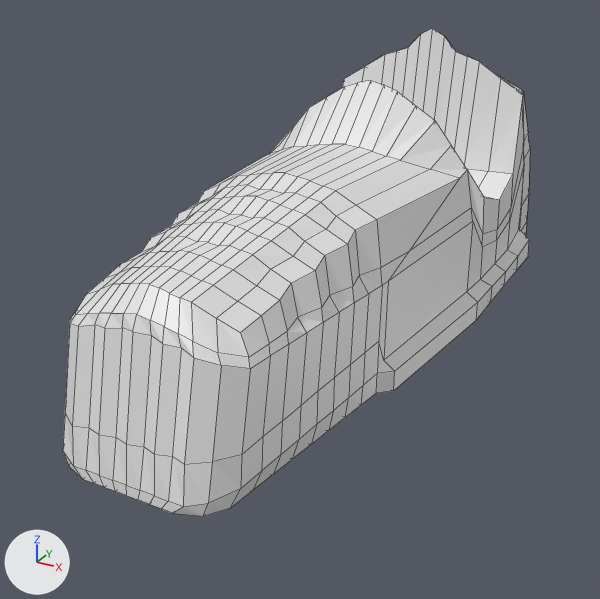
What one commit did to the Blender file BlenderFiles/carPiece.blend.
Rendered twice from a 50 mm camera at (1.9, -4.23, 1.67) aimed at (-0.26, -0.31, -0.29). Lighting does not change. The marker at lower left points along +X, +Y and +Z. Mesh edges are drawn as thin lines.
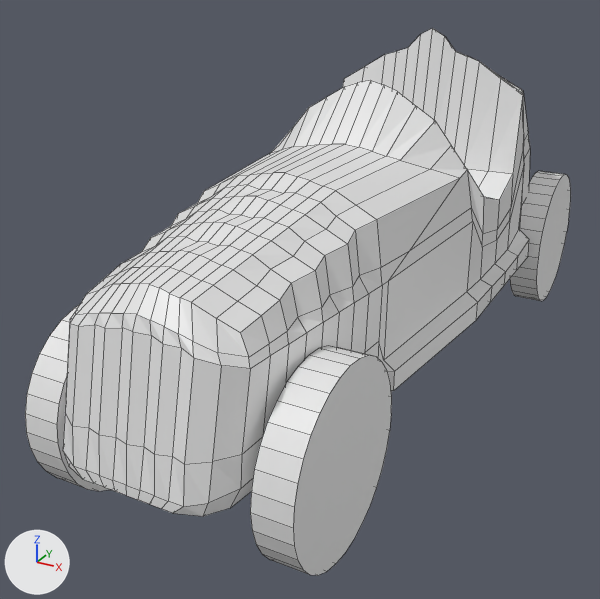
Where the change shows, as pixel boxes [x1, y1, x2, y2] in the pictures (600 x 599 px):
'Cylinder', added: after [250, 346, 392, 575]
'Cylinder.003', added: after [25, 305, 111, 491]
'Cylinder.001', added: after [510, 171, 571, 301]

Diff of the bpy script that builds the scene:
```diff
--- a/BlenderFiles/carPiece.blend.py
+++ b/BlenderFiles/carPiece.blend.py
@@ me_cylinder_004 @@
+me_cylinder_004.from_pydata(...)  # a 32-sided cylinder along z spanning x -1.0..1.0, y -1.0..1.0, z -1.0..1.0
@@ ob_cylinder_003 @@
+ob_cylinder_003 = bpy.data.objects.new('Cylinder.003', me_cylinder_004)
+ob_cylinder_003.location = (-0.584, -1.593, -0.346)
+ob_cylinder_003.rotation_euler = (0.0, -1.571, 0.0)  # degrees (0, -90, 0)
+ob_cylinder_003.scale = (0.464, 0.464, 0.0931)
@@ ob_cylinder_001 @@
+ob_cylinder_001 = bpy.data.objects.new('Cylinder.001', me_cylinder_004.copy())
+ob_cylinder_001.location = (0.67, 1.665, -0.346)
+ob_cylinder_001.rotation_euler = (0.0, -1.571, 0.0)  # degrees (0, -90, 0)
+ob_cylinder_001.scale = (0.464, 0.464, 0.0931)
@@ ob_cylinder @@
+ob_cylinder = bpy.data.objects.new('Cylinder', me_cylinder_004.copy())
+ob_cylinder.location = (0.584, -1.593, -0.346)
+ob_cylinder.rotation_euler = (0.0, -1.571, 0.0)  # degrees (0, -90, 0)
+ob_cylinder.scale = (0.464, 0.464, 0.0931)
```
